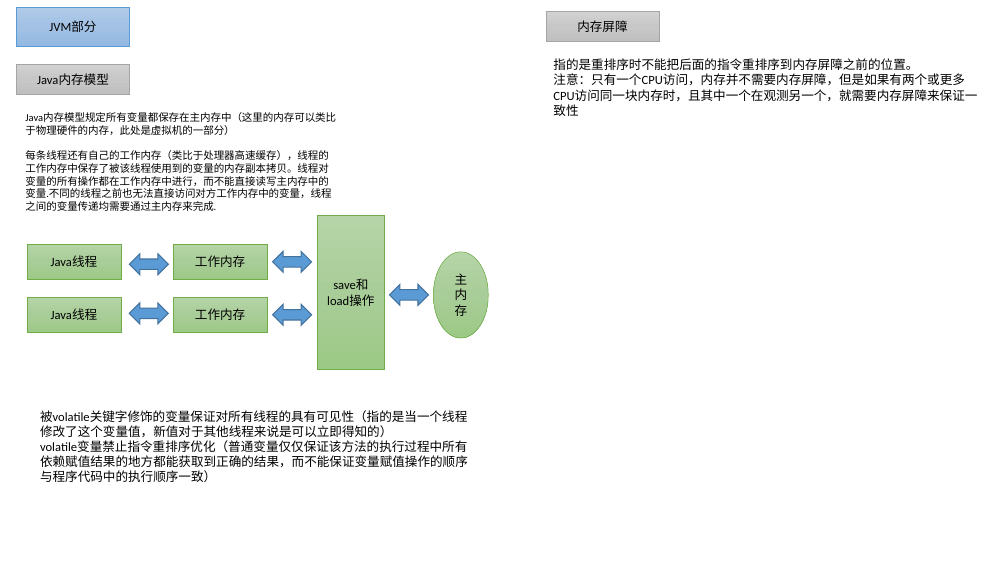
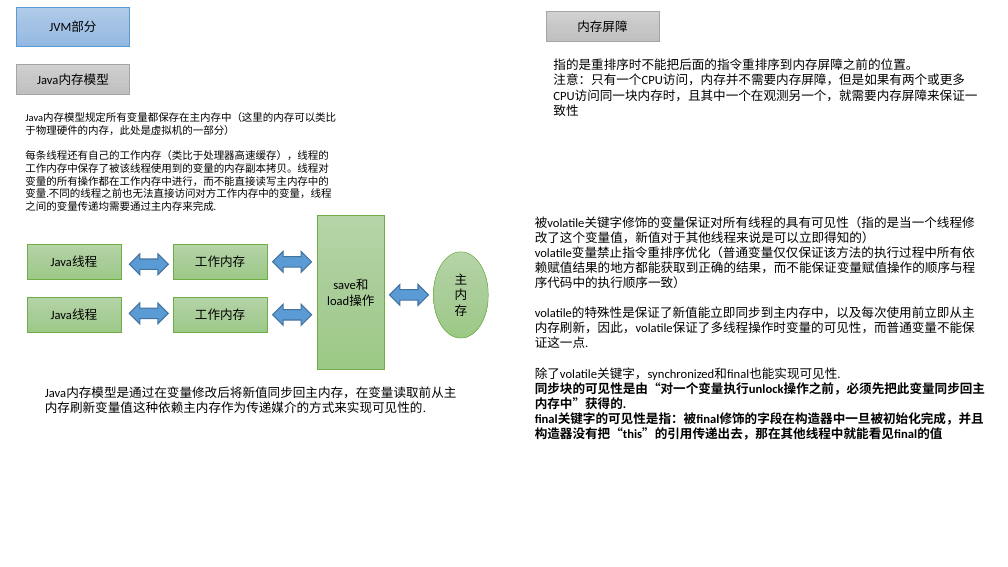
Before and after one commit to nda1992/Reading_Books_Notebook, a slide deck: slide 41 of images/画图PPT.pptx. Drawn at 1008x567 pixels with LibreOffice and Linux fonts; fonts in the diff are those of the drawing. Boxes give left, top, right and bottom in pixels: in the first picture for what was removed or moved away, otherwise in the second. Text is boxed around its words. In the diff, an @@ line names an element or a change of style, - is before the commit and + after.

```diff
--- a/images/画图PPT.pptx
+++ b/images/画图PPT.pptx
@@ text "被volatile关键字修饰的变量保证对所有线程的具有可见性（指的是当一个线程修改了这个变量值，新值对于其他线程来说是可 ...": place and size @@
-text "被volatile关键字修饰的变量保证对所有线程的具有可见性（指的是当一个线程修改了这个变量值，新值对于其他线程来说是可 ..." at [40,410,468,482]
+text "被volatile关键字修饰的变量保证对所有线程的具有可见性（指的是当一个线程修改了这个变量值，新值对于其他线程来说是可 ..." at [535,216,985,440]
@@ text at [535,307,985,440]: paragraphs added @@
+volatile的特殊性是保证了新值能立即同步到主内存中，以及每次使用前立即从主内存刷新，因此，volatile保证了多线程操作时变量的可见性，而普通变量不能保证这一点.
+除了volatile关键字，synchronized和final也能实现可见性.
+同步块的可见性是由“对一个变量执行unlock操作之前，必须先把此变量同步回主内存中”获得的.
+final关键字的可见性是指：被final修饰的字段在构造器中一旦被初始化完成，并且构造器没有把“this”的引用传递出去，那在其他线程中就能看见final的值
@@ text added at [45,387,457,413], 12 pt, text #000000 @@
+Java内存模型是通过在变量修改后将新值同步回主内存，在变量读取前从主内存刷新变量值这种依赖主内存作为传递媒介的方式来实现可见性的.
```
Also in this commit, not shown: 6 slides added, 2 slides removed, 11 other files.
